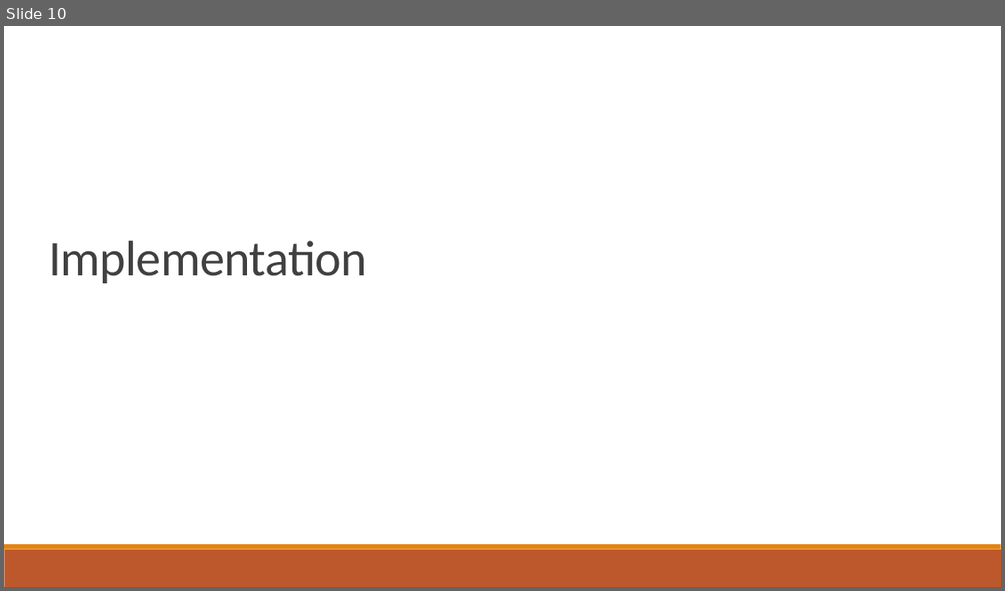
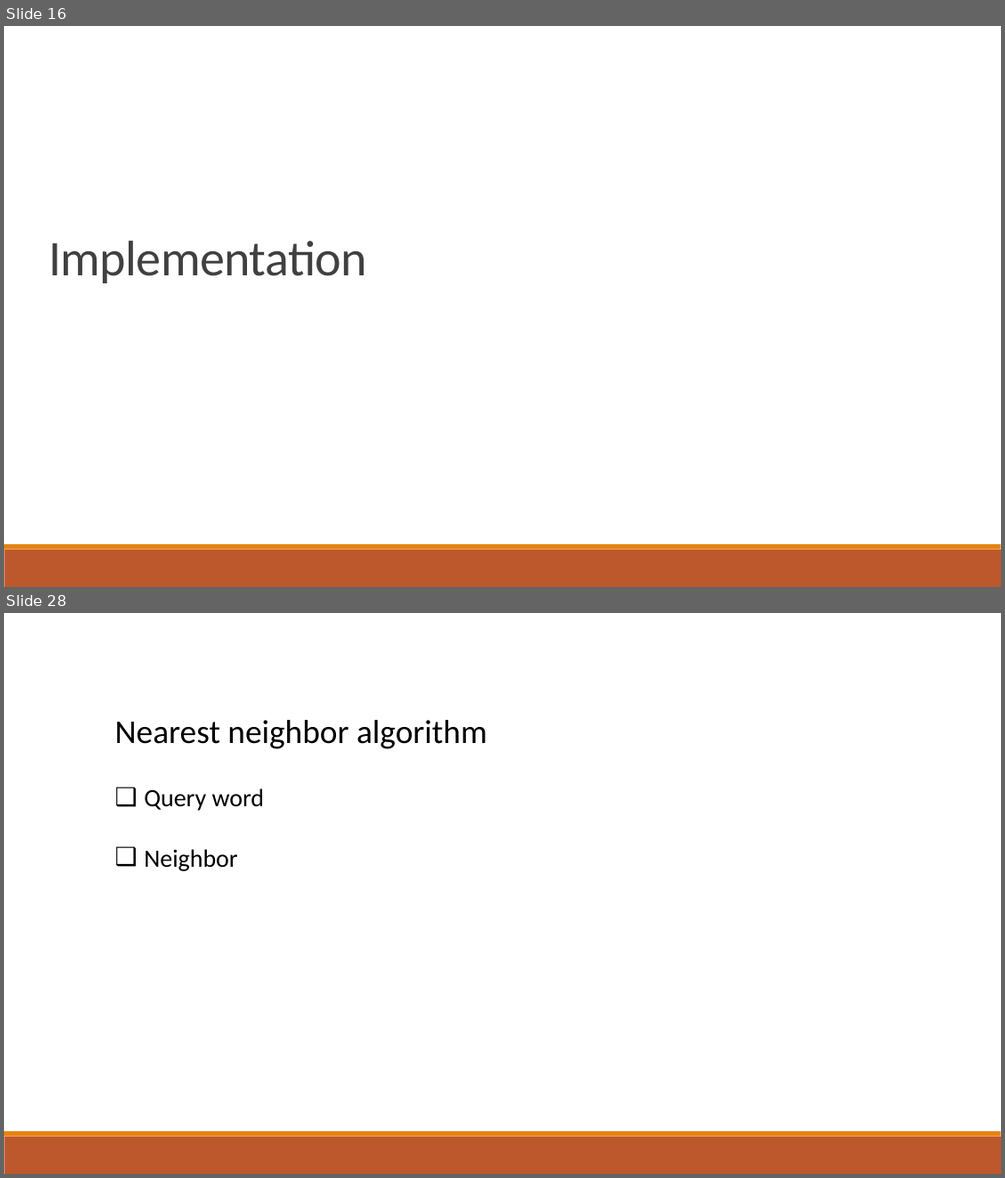
Before and after one commit to jalanreddy/GitHub, a slide deck: Presentation.pptx. Shown one above the other, each under a label of ours: slide 10 before the commit, slides 16 and 28 after it; the slides between them are not shown. The pictures are 1005x591 and 1005x1178 pixels, drawn with LibreOffice and Linux fonts; fonts in the diff are those of the drawing. Boxes give left, top, right and bottom in pixels: in the first picture for what was removed or moved away, otherwise in the second. Text is boxed around its words. In the diff, an @@ line names an element or a change of style, - is before the commit and + after.

```diff
--- a/Presentation.pptx
+++ b/Presentation.pptx
@@ slide 28 added at <box>4,613,1001,1174</box>, background #FFFFFF; not listed: 2 template elements that a slide beside it also shows @@
@@ text added at <box>115,720,487,749</box>, 32 pt, text #000000 @@
+Nearest neighbor algorithm
@@ text added at <box>144,788,265,871</box>, 24 pt, text #000000 @@
+❑ Query word
+❑ Neighbor
@@ what was slide 10 is now slide 16 @@
```
Also in this commit, not shown: 6 slides changed, 31 other slides added, 2 other files.
